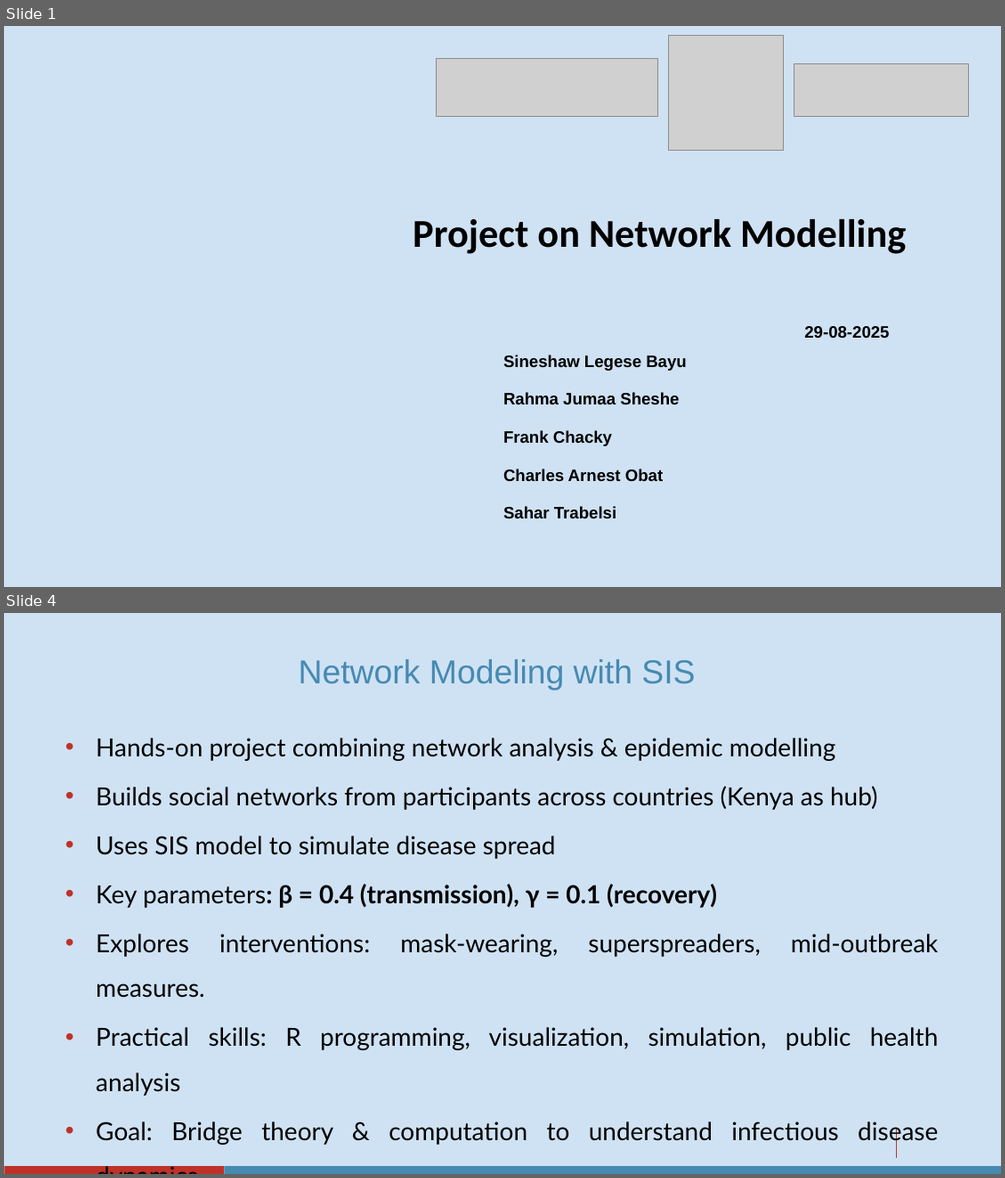
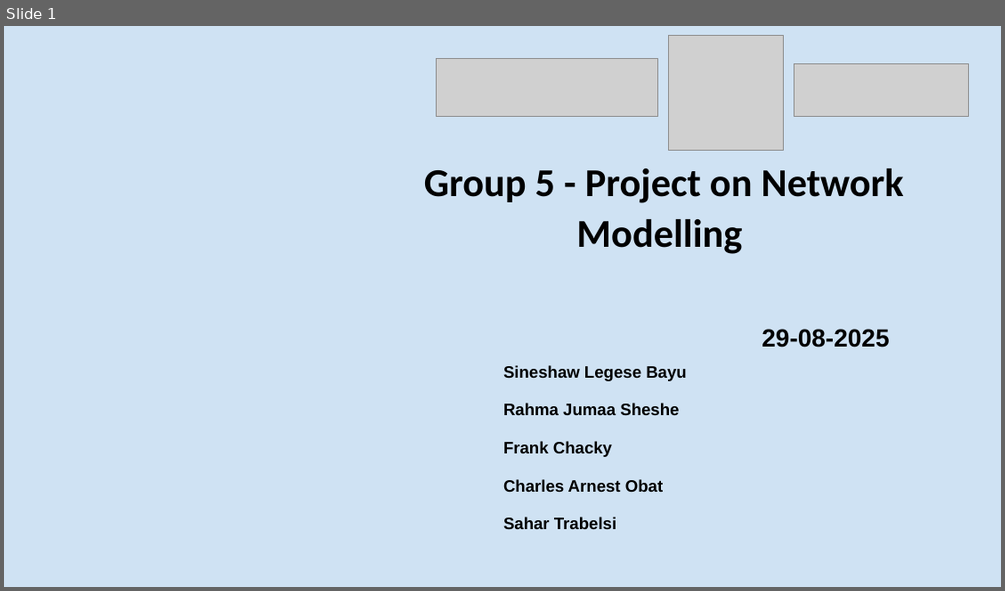
Before and after one commit to sineshawl/Malaria_Training_Network_Modelling, a slide deck: Mathematical Modelling Project - Group 5.pptx. Shown one above the other, each under a label of ours: slides 1 and 4 before the commit, slide 1 after it; the slides between them are not shown. The pictures are 1005x1178 and 1005x591 pixels, drawn with LibreOffice and Linux fonts; fonts in the diff are those of the drawing; grey boxes stand for pictures; background and template pictures are left out. Boxes give left, top, right and bottom in pixels: in the first picture for what was removed or moved away, otherwise in the second. Text is boxed around its words. In the diff, an @@ line names an element or a change of style, - is before the commit and + after.

```diff
--- a/Mathematical Modelling Project - Group 5.pptx
+++ b/Mathematical Modelling Project - Group 5.pptx
@@ slide 4 removed at (x1=4, y1=613, x2=1001, y2=1174), background #CFE2F3 @@
@@ title removed at (x1=299, y1=659, x2=695, y2=690) @@
-Network Modeling with SIS
@@ text removed at (x1=96, y1=738, x2=938, y2=1145) @@
-• Hands-on project combining network analysis & epidemic modelling
-• Builds social networks from participants across countries (Kenya as hub)
-• Uses SIS model to simulate disease spread
-• Key parameters: β = 0.4 (transmission), γ = 0.1 (recovery)
-• Explores interventions: mask-wearing, superspreaders, mid-outbreak measures.
-• Practical skills: R programming, visualization, simulation, public health analysis
-• Goal: Bridge theory & computation to understand infectious disease dynamics
@@ line removed from (896, 1129) to (896, 1158) @@
@@ rectangle removed at (x1=4, y1=1166, x2=224, y2=1174) @@
@@ rectangle removed at (x1=224, y1=1166, x2=1001, y2=1174) @@
@@ slide 1 changed as well @@
@@ text at (x1=424, y1=168, x2=904, y2=254): text changed @@
-Project on Network Modelling
+Group 5 - Project on Network Modelling
@@ text at (x1=761, y1=329, x2=889, y2=347): size 16 to 24 pt in "29-08-2025" @@
```
Also in this commit, not shown: 2 other slides changed, 14 slides added, 4 other slides removed, 7 other files.
